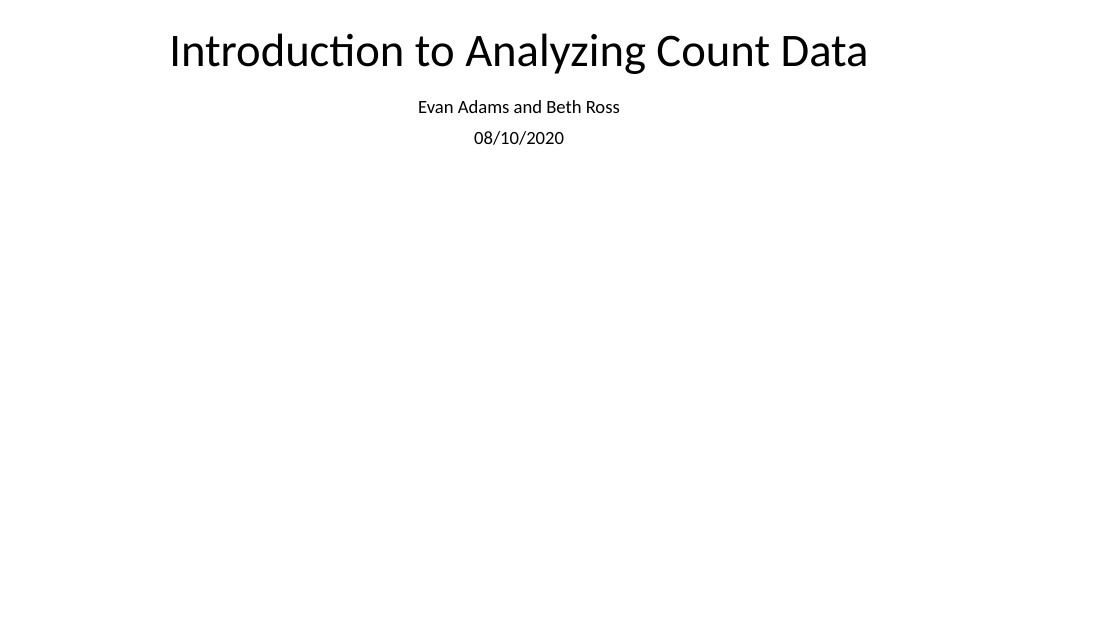
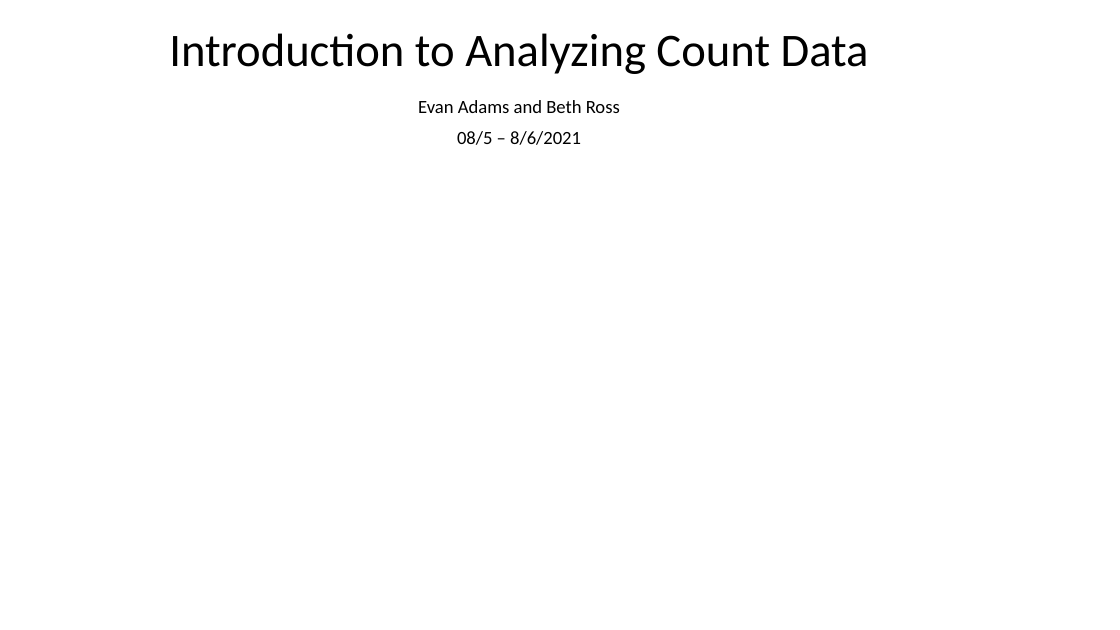
Before and after one commit to evanmadams/AOS_SCO-2021-Count-Data-Workshop, a slide deck: slide 1 of lessons/workshop_introduction.pptx. Drawn at 1120x630 pixels with LibreOffice and Linux fonts; fonts in the diff are those of the drawing; background and template pictures are left out. Boxes give left, top, right and bottom in pixels: in the first picture for what was removed or moved away, otherwise in the second. Text is boxed around its words. In the diff, an @@ line names an element or a change of style, - is before the commit and + after.

Commit message:
Minor change to the workshop intro

```diff
--- a/lessons/workshop_introduction.pptx
+++ b/lessons/workshop_introduction.pptx
@@ subtitle at box(457, 131, 581, 145): text changed @@
-08/10/2020
+08/5 – 8/6/2021
```
Also in this commit, not shown: 1 other slide changed.
